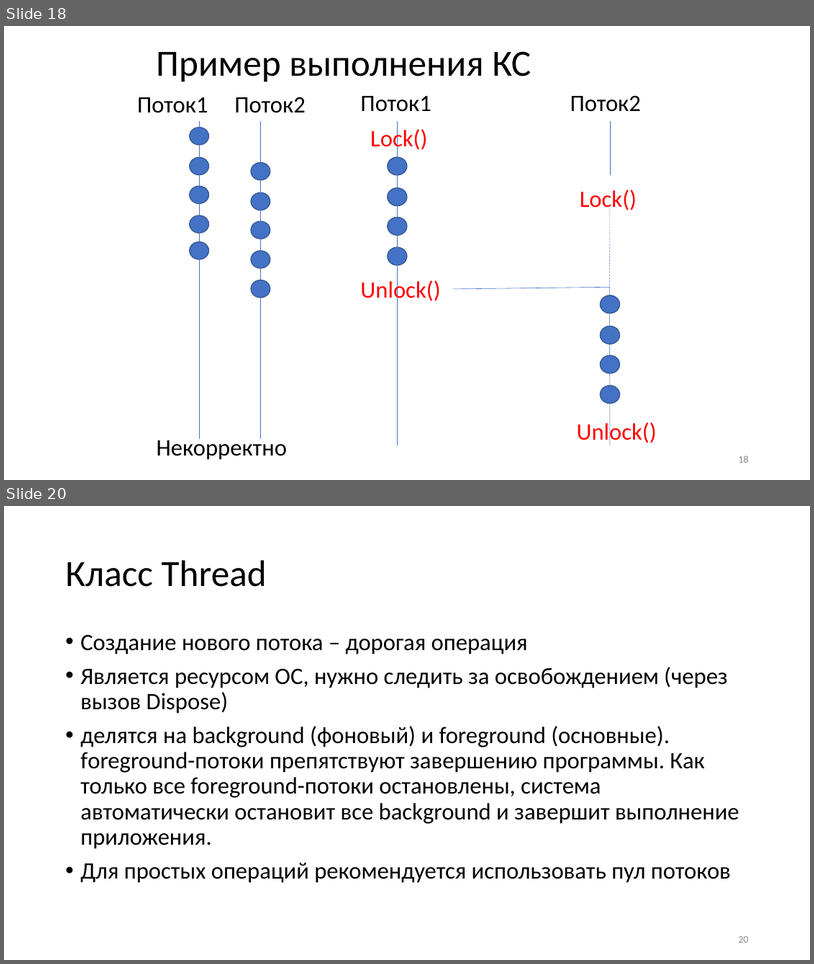
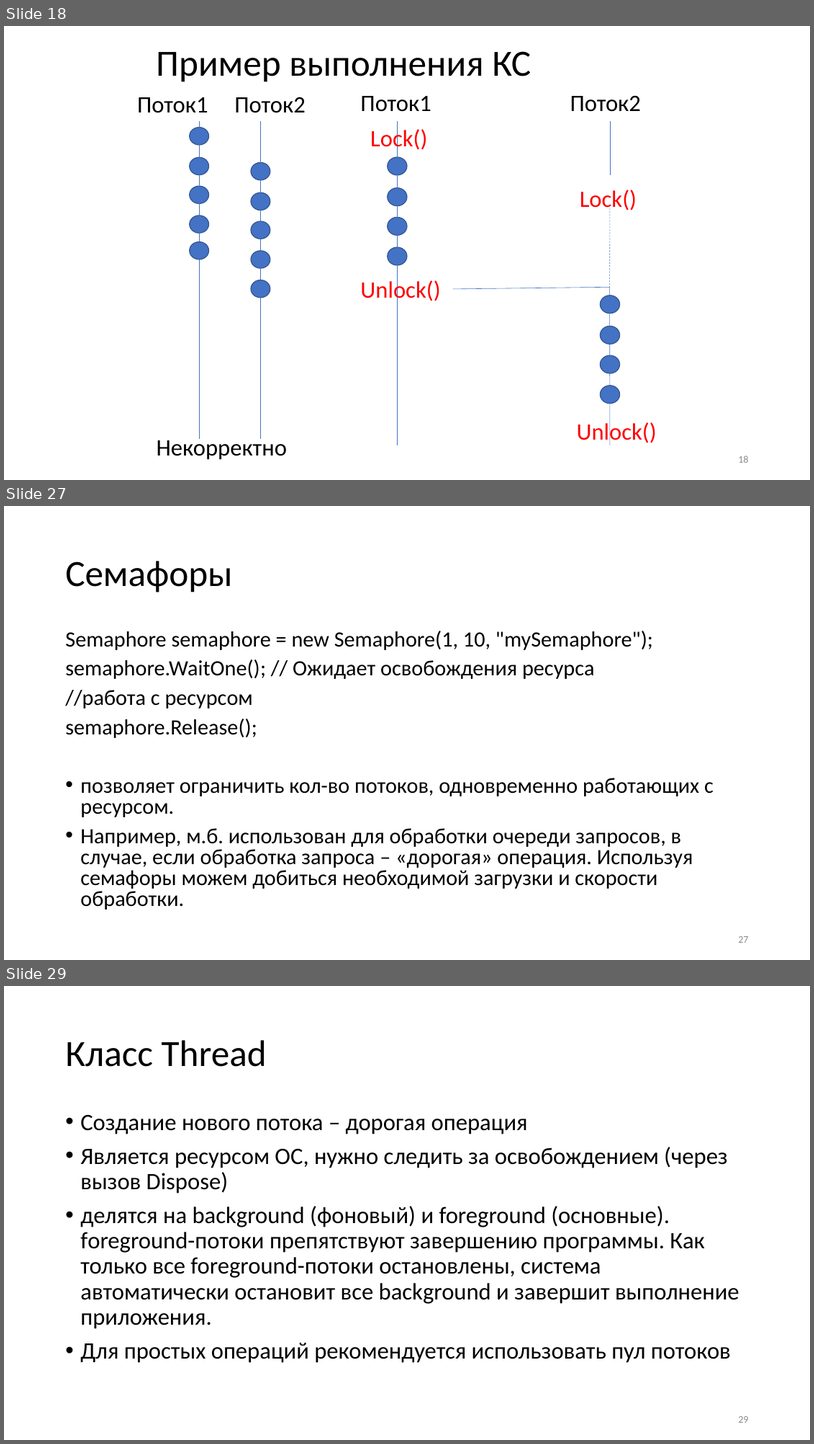
Before and after one commit to blockin90/Programming_PIB, a slide deck: Лекции/3 семестр/Часть 3/Программирование лекция 3.3.pptx. Shown one above the other, each under a label of ours: slides 18 and 20 before the commit, slides 18, 27 and 29 after it; the slides between them are not shown. The pictures are 814x964 and 814x1444 pixels, drawn with LibreOffice and Linux fonts; fonts in the diff are those of the drawing. Boxes give left, top, right and bottom in pixels: in the first picture for what was removed or moved away, otherwise in the second. Text is boxed around its words. In the diff, an @@ line names an element or a change of style, - is before the commit and + after.

Commit message:
Добавлены примеры использования и описание примитивов синхронизации

```diff
--- a/Лекции/3 семестр/Часть 3/Программирование лекция 3.3.pptx
+++ b/Лекции/3 семестр/Часть 3/Программирование лекция 3.3.pptx
@@ slide 27 added at [4, 506, 810, 960], background #FFFFFF @@
@@ title added at [65, 561, 232, 592], 44 pt, text #000000 @@
+Семафоры
@@ text added at [65, 631, 714, 909], 25.9 pt, text #000000 @@
+Semaphore semaphore = new Semaphore(1, 10, "mySemaphore");
+semaphore.WaitOne(); // Ожидает освобождения ресурса
+//работа с ресурсом
+semaphore.Release();
+• позволяет ограничить кол-во потоков, одновременно работающих с ресурсом.
+• Например, м.б. использован для обработки очереди запросов, в случае, если обработка запроса – «дорогая» операция. Используя семафоры можем добиться необходимой загрузки и скорости обработки.
@@ page number added at [738, 936, 748, 942], 12 pt, text #8C8C8C @@
+27
@@ what was slide 20 is now slide 29 @@
@@ page number at [738, 1416, 748, 1422]: text changed @@
-20
+29
```
Also in this commit, not shown: 1 slide changed, 8 other slides added.
